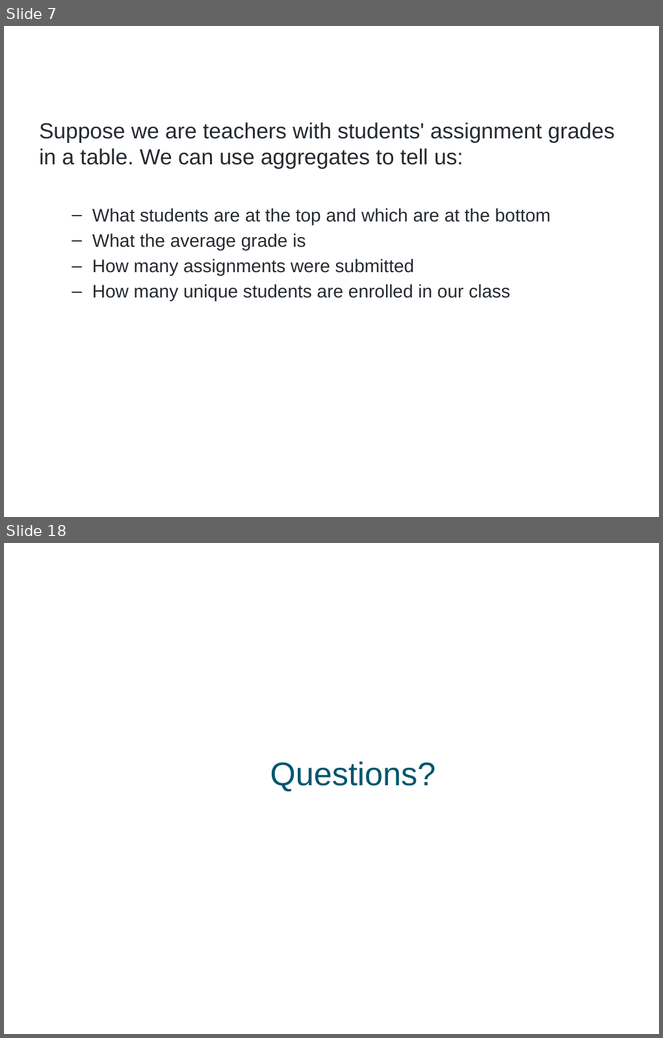
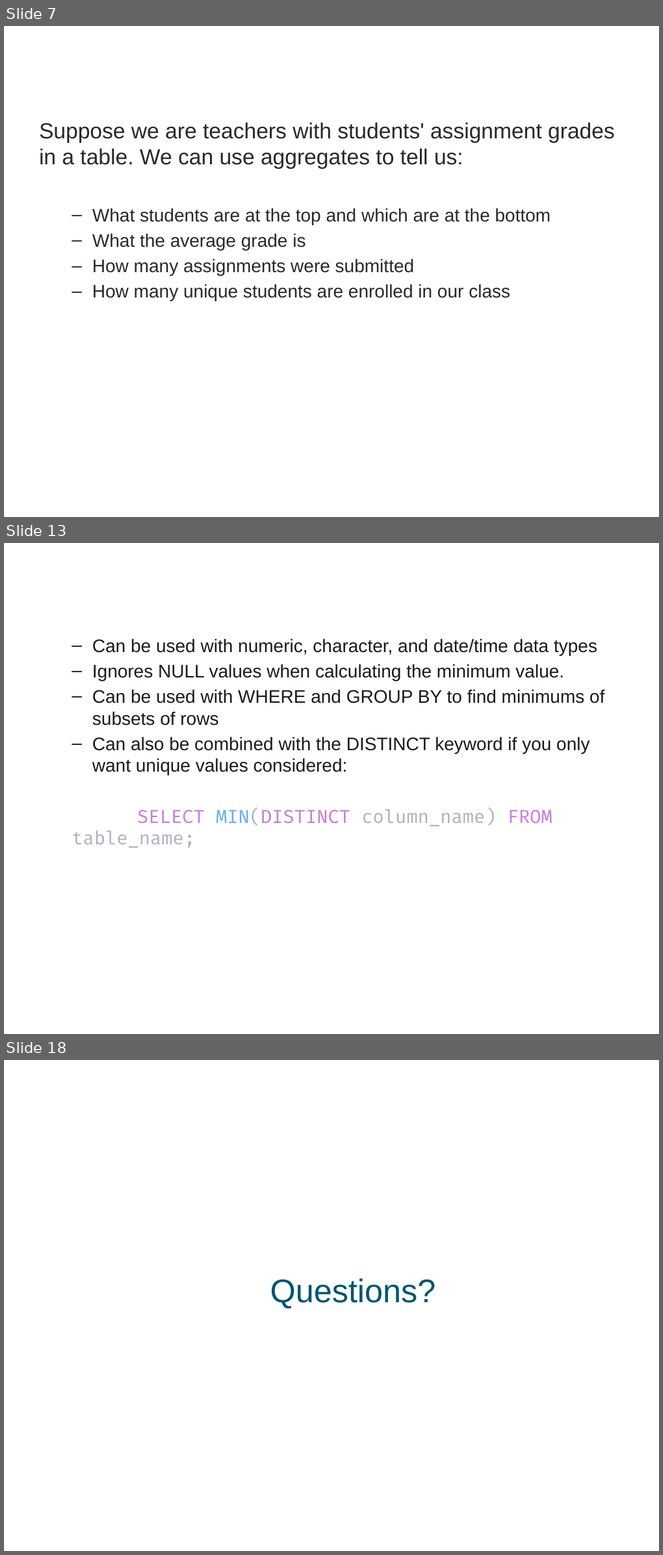
Before and after one commit to a099954/ABC-Program, a slide deck: SQL/03-aggregates.pptx. Shown one above the other, each under a label of ours: slides 7 and 18 before the commit, slides 7, 13 and 18 after it; the slides between them are not shown. The pictures are 663x1038 and 663x1555 pixels, drawn with LibreOffice and Linux fonts; fonts in the diff are those of the drawing; background and template pictures are left out. Boxes give left, top, right and bottom in pixels: in the first picture for what was removed or moved away, otherwise in the second. Text is boxed around its words. In the diff, an @@ line names an element or a change of style, - is before the commit and + after.

```diff
--- a/SQL/03-aggregates.pptx
+++ b/SQL/03-aggregates.pptx
@@ slide 13 added at (x1=4, y1=543, x2=659, y2=1034), background #FFFFFF @@
@@ title added at (x1=33, y1=551, x2=623, y2=582), 24 pt, text #FFFFFF @@
+Key Points
@@ text added at (x1=72, y1=639, x2=605, y2=848), 20 pt, text #1C1917 @@
+  – Can be used with numeric, character, and date/time data types
+  – Ignores NULL values when calculating the minimum value.
+  – Can be used with WHERE and GROUP BY to find minimums of subsets of rows
+  – Can also be combined with the DISTINCT keyword if you only want unique values considered:
+  SELECT MIN(DISTINCT column_name) FROM table_name;
```
Also in this commit, not shown: 9 slides changed, 1 slide removed, 6 other files.
